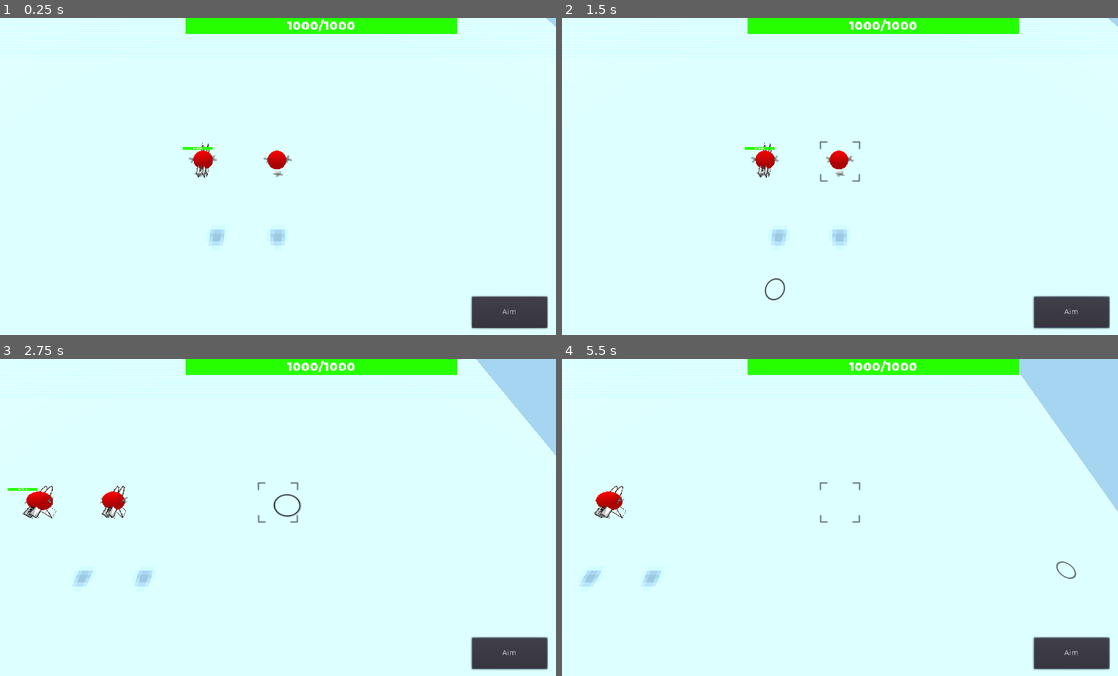
Above: before the commit, frames 1-4 (two rows, left to right).
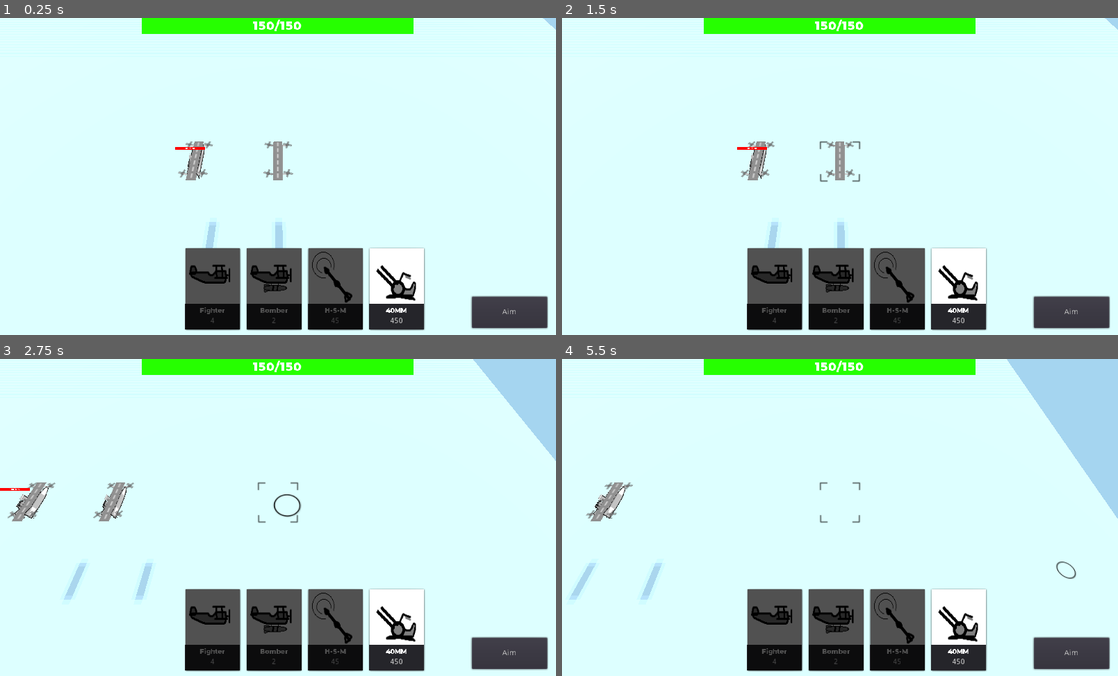
Above: after the commit, the same moments.

Repository: renosyah/sky-fortress
Game: Godot game, scene res://map/multi-player/client/battle.tscn
Two runs of this game, one before a commit and one after it. Both use one fixed random seed, a clock stepped at 60 frames per second and the inputs below.
Inputs (mouse positions are in pixels of both pictures, inside the frame that each line leads up to):
- Up to frame 1 (0.25 s): no input
- Up to frame 2 (1.5 s): click "Aim" at 0.5 s; click (773, 290) at 1.27 s
- Up to frame 3 (2.75 s): move the mouse to (400, 504) at 2.02 s; press the mouse at (400, 504) at 2.03 s; hold Right (ui_right) from 2.03 s (still down)
- Up to frame 4 (5.5 s): release Right (ui_right) at 2.75 s; release the mouse at (962, 504) at 2.75 s; drag from (728, 536) to (812, 587) at 2.77 s; move the mouse to (895, 450) at 3.52 s; hold Right (ui_right) 3.53-4.25 s; tap Mouse wheel up (scroll_up) at 3.6 s; click (895, 450) at 3.67 s; drag from (812, 587) to (673, 473) at 4.27 s; move the mouse to (1006, 571) at 5.02 s; hold Left (ui_left) from 5.03 s (still down); tap Mouse wheel down (scroll_down) at 5.1 s; click (1006, 571) at 5.17 s

The runs differ from the first frame. In frame 1, 13% of the frame differs, in the area x 25-100%, y 0-99%; in frame 2, 13%; in frame 3, 13%, in the area x 0-100%, y 0-99%; in frame 4, 13%.

Commit message:
sync shot and weapon launching

Diff:
--- a/assets/ui/list-weapon/list_weapon.gd
+++ b/assets/ui/list-weapon/list_weapon.gd
@@ -1,6 +1,6 @@
 extends VBoxContainer
 
-signal on_item_press(data)
+signal on_item_press(index, data)
 
 onready var _container = $HBoxContainer
 
--- a/map/multi-player/Battle.gd
+++ b/map/multi-player/Battle.gd
@@ -1,10 +1,13 @@
 extends Node
 class_name MP_Battle
+
+signal player_on_ready(player)
+
 
 var _aim_mode = false
 
 var _aim_point :Vector3
-var _lock_on : Spatial
+var _lock_on_point : Spatial
 
 var _airborne_targets = []
 
@@ -26,25 +29,25 @@
 
 ################################################################
 # client request object to move
-remote func _move(node_path : NodePath,translation : Vector3):
+remote func _move(node_path : NodePath, translation : Vector3):
 	get_node(node_path).waypoint = translation
 
 ################################################################
 # client request to object to
 # move at guided aim position
-remotesync func _guide_aim(node_path : NodePath,translation : Vector3):
+remotesync func _guide_aim(node_path : NodePath, translation : Vector3):
 	get_node(node_path).translation = translation
 	get_node(node_path).translation.y = 10.0
 
 ################################################################
 # client request to object to
 # move at guided aim position
-remotesync func _aim(node_path : NodePath,translation : Vector3):
+remotesync func _aim(node_path : NodePath, translation : Vector3):
 	get_node(node_path).aim_point = translation
 
 ################################################################
 # client request to object to lock on
-remotesync func _lock_on(node_path : NodePath,node_path_target : NodePath):
+remotesync func _lock_on(node_path : NodePath, node_path_target : NodePath):
 	get_node(node_path).lock_on_point = get_node(node_path_target)
 
 ################################################################
--- a/map/multi-player/client/battle.gd
+++ b/map/multi-player/client/battle.gd
@@ -21,17 +21,31 @@
 	init_client()
 
 	# all own by server
+	_player_1.owner_id = "1"
+	_player_1.side = "1"
 	_player_1.set_network_master(Network.PLAYER_HOST_ID)
 	_player_1.aim_point = _player_1_aim.translation
 	_player_1.guided_point = _player_1_aim
+	_player_1.set_data(Ship.SHIP_LIST[0])
 	_player_1.show_hp_bar(true)
+	_player_1.set_hp_bar_color(Color.red)
 
+	_player_2.owner_id = "2"
+	_player_2.side = "2"
 	_player_2.set_network_master(Network.PLAYER_HOST_ID)
 	_player_2.aim_point = _player_2_aim.translation
-	_player_1.guided_point = _player_2_aim
+	_player_2.guided_point = _player_2_aim
+	_player_2.set_data(Ship.SHIP_LIST[0])
 	_player_2.show_hp_bar(false)
+	_player_2.set_hp_bar_color(Color.green)
 
 	_player_2.connect("on_move", self, "_on_player_on_move")
+	_player_2.connect("on_destroyed",_ui,"_on_player_on_destroyed")
+	_player_2.connect("on_falling",self,"_on_player_on_falling")
+	_player_2.connect("on_falling",_ui,"_on_player_on_falling")
+	_player_2.connect("on_spawning_weapon" ,self,"_on_player_on_spawning_weapon")
+	_player_2.connect("on_take_damage",_ui,"_on_player_on_take_damage")
+	emit_signal("player_on_ready", _player_2)
 
 ################################################################
 # network connection
@@ -76,17 +90,18 @@
 
 func _on_cameraPivot_on_body_enter_aim_sight(_body):
 	if _body != _player_2:
-		_lock_on = _body
+		_lock_on_point = _body
 		_body.highlight(true)
 
 ################################################################
 # network tick to send automatic request
 func _on_network_tick_timeout():
-	rpc_unreliable("_aim",_player_2.get_path(), _aim_point)
-	rpc_unreliable("_guide_aim", _player_2_aim.get_path(), _aim_point)
+	if _aim_point:
+		rpc_unreliable("_aim",_player_2.get_path(), _aim_point)
+		rpc_unreliable("_guide_aim", _player_2_aim.get_path(), _aim_point)
 
-	if _lock_on:
-		rpc("_lock_on",_player_2.get_path(),_lock_on.get_path())
+	if is_instance_valid(_lock_on_point):
+		rpc_unreliable("_lock_on",_player_2.get_path(), _lock_on_point.get_path())
 
 ################################################################
 # on ui action
@@ -94,4 +109,22 @@
 	_aim_mode = _val
 	_camera.aim_reticle(_aim_mode)
 
+func _on_ui_on_shot_press(_index):
+	if _player_2.has_method("shot"):
+		_player_2.shot(_index)
+
+func _on_ui_on_respawn_click():
+	pass
+
 ################################################################
+# player signal handle event
+func _on_player_on_spawning_weapon(_node):
+	pass
+
+func _on_player_on_falling(_node):
+	if is_instance_valid(_player_2.lock_on_point):
+		_player_2.lock_on_point.highlight(false)
+
+	_camera.translation = _node.translation
+
+################################################################
--- a/map/multi-player/client/battle.tscn
+++ b/map/multi-player/client/battle.tscn
@@ -4,7 +4,7 @@
 [ext_resource path="res://assets/gameplay-camera/gameplay_camera.tscn" type="PackedScene" id=2]
 [ext_resource path="res://assets/terrain/terrain.tscn" type="PackedScene" id=3]
 [ext_resource path="res://map/multi-player/ui/ui.tscn" type="PackedScene" id=4]
-[ext_resource path="res://scene/ships/cruiser/cruiser.tscn" type="PackedScene" id=6]
+[ext_resource path="res://scene/ships/carrier/carrier.tscn" type="PackedScene" id=5]
 [ext_resource path="res://assets/cursor/cursor.tscn" type="PackedScene" id=8]
 
 [sub_resource type="SphereMesh" id=3]
@@ -30,6 +30,7 @@
 
 [node name="player_1" type="Spatial" parent="targeting_guide_holder"]
 transform = Transform( 1, 0, 0, 0, 1, 0, 0, 0, 1, 0, 10, 0 )
+visible = false
 
 [node name="MeshInstance" type="MeshInstance" parent="targeting_guide_holder/player_1"]
 mesh = SubResource( 3 )
@@ -37,6 +38,7 @@
 
 [node name="player_2" type="Spatial" parent="targeting_guide_holder"]
 transform = Transform( 1, 0, 0, 0, 1, 0, 0, 0, 1, 7.88781, 10, 0 )
+visible = false
 
 [node name="MeshInstance" type="MeshInstance" parent="targeting_guide_holder/player_2"]
 mesh = SubResource( 3 )
@@ -45,11 +47,11 @@
 
 [node name="airborne_target_holder" type="Node" parent="."]
 
-[node name="player_1" parent="airborne_target_holder" instance=ExtResource( 6 )]
+[node name="player_1" parent="airborne_target_holder" instance=ExtResource( 5 )]
 transform = Transform( 1, 0, 0, 0, 1, 0, 0, 0, 1, 0, 10, 0 )
 
-[node name="player_2" parent="airborne_target_holder" instance=ExtResource( 6 )]
-transform = Transform( 1, 0, 0, 0, 1, 0, 0, 0, 1, 8, 10, 0 )
+[node name="player_2" parent="airborne_target_holder" instance=ExtResource( 5 )]
+transform = Transform( 1, 0, 0, 0, 1, 0, 0, 0, 1, 8.7756, 10, 0 )
 
 [node name="ground_target_holder" type="Node" parent="."]
 
@@ -64,7 +66,7 @@
 environment = SubResource( 2 )
 
 [node name="cameraPivot" parent="." instance=ExtResource( 2 )]
-transform = Transform( 1, 0, 0, 0, 0.573576, 0.819152, 0, -0.819152, 0.573576, 8.90326, 0, 0.0998206 )
+transform = Transform( 1, 0, 0, 0, 0.573576, 0.819152, 0, -0.819152, 0.573576, 8.903, 10, 0 )
 
 [node name="network_tick" type="Timer" parent="."]
 wait_time = 0.2
@@ -72,8 +74,11 @@
 [node name="ui" parent="." instance=ExtResource( 4 )]
 mouse_filter = 2
 
+[connection signal="player_on_ready" from="." to="ui" method="_on_battle_player_on_ready"]
 [connection signal="on_ground_clicked" from="terrain" to="." method="_on_terrain_on_ground_clicked"]
 [connection signal="on_body_enter_aim_sight" from="cameraPivot" to="." method="_on_cameraPivot_on_body_enter_aim_sight"]
 [connection signal="on_camera_moving" from="cameraPivot" to="." method="_on_cameraPivot_on_camera_moving"]
 [connection signal="timeout" from="network_tick" to="." method="_on_network_tick_timeout"]
 [connection signal="on_aim_mode" from="ui" to="." method="_on_ui_on_aim_mode"]
+[connection signal="on_respawn_click" from="ui" to="." method="_on_ui_on_respawn_click"]
+[connection signal="on_shot_press" from="ui" to="." method="_on_ui_on_shot_press"]
--- a/map/multi-player/host/battle.gd
+++ b/map/multi-player/host/battle.gd
@@ -23,18 +23,31 @@
 	init_host()
 
 	# all own by server
+	_player_1.owner_id = "1"
+	_player_1.side = "1"
 	_player_1.set_network_master(Network.PLAYER_HOST_ID)
 	_player_1.aim_point = _player_1_aim.translation
 	_player_1.guided_point = _player_1_aim
+	_player_1.set_data(Ship.SHIP_LIST[0])
 	_player_1.show_hp_bar(false)
+	_player_1.set_hp_bar_color(Color.green)
 
+	_player_2.owner_id = "2"
+	_player_2.side = "2"
 	_player_2.set_network_master(Network.PLAYER_HOST_ID)
 	_player_2.aim_point = _player_2_aim.translation
 	_player_2.guided_point = _player_2_aim
+	_player_2.set_data(Ship.SHIP_LIST[0])
 	_player_2.show_hp_bar(true)
+	_player_2.set_hp_bar_color(Color.red)
 
 	_player_1.connect("on_move", self, "_on_player_on_move")
-
+	_player_1.connect("on_destroyed",_ui,"_on_player_on_destroyed")
+	_player_1.connect("on_falling",self,"_on_player_on_falling")
+	_player_1.connect("on_falling",_ui,"_on_player_on_falling")
+	_player_1.connect("on_spawning_weapon" ,self,"_on_player_on_spawning_weapon")
+	_player_1.connect("on_take_damage",_ui,"_on_player_on_take_damage")
+	emit_signal("player_on_ready", _player_1)
 
 ################################################################
 # network connection
@@ -79,17 +92,18 @@
 
 func _on_cameraPivot_on_body_enter_aim_sight(_body):
 	if _body != _player_1:
-		_lock_on = _body
+		_lock_on_point = _body
 		_body.highlight(true)
 
 ################################################################
 # network tick to send automatic request
 func _on_network_tick_timeout():
-	rpc_unreliable("_aim",_player_2.get_path(), _aim_point)
-	rpc_unreliable("_guide_aim", _player_2_aim.get_path(), _aim_point)
+	if _aim_point:
+		rpc_unreliable("_aim",_player_1.get_path(), _aim_point)
+		rpc_unreliable("_guide_aim", _player_1_aim.get_path(), _aim_point)
 
-	if _lock_on:
-		rpc_unreliable("_lock_on",_player_1.get_path(),_lock_on.get_path())
+	if is_instance_valid(_lock_on_point):
+		rpc_unreliable("_lock_on",_player_1.get_path(),_lock_on_point.get_path())
 
 ################################################################
 # on ui action
@@ -97,4 +111,20 @@
 	_aim_mode = _val
 	_camera.aim_reticle(_aim_mode)
 
+func _on_ui_on_shot_press(_index):
+	if _player_1.has_method("shot"):
+		_player_1.shot(_index)
+
+func _on_ui_on_respawn_click():
+	pass
+
 ################################################################
+# player signal handle event
+func _on_player_on_spawning_weapon(_node):
+	pass
+
+func _on_player_on_falling(_node):
+	if is_instance_valid(_player_1.lock_on_point):
+		_player_1.lock_on_point.highlight(false)
+
+	_camera.translation = _node.translation
--- a/map/multi-player/host/battle.tscn
+++ b/map/multi-player/host/battle.tscn
@@ -4,7 +4,7 @@
 [ext_resource path="res://assets/gameplay-camera/gameplay_camera.tscn" type="PackedScene" id=2]
 [ext_resource path="res://assets/terrain/terrain.tscn" type="PackedScene" id=3]
 [ext_resource path="res://assets/cursor/cursor.tscn" type="PackedScene" id=4]
-[ext_resource path="res://scene/ships/cruiser/cruiser.tscn" type="PackedScene" id=5]
+[ext_resource path="res://scene/ships/carrier/carrier.tscn" type="PackedScene" id=5]
 [ext_resource path="res://map/multi-player/ui/ui.tscn" type="PackedScene" id=6]
 
 [sub_resource type="SphereMesh" id=3]
@@ -30,6 +30,7 @@
 
 [node name="player_1" type="Spatial" parent="targeting_guide_holder"]
 transform = Transform( 1, 0, 0, 0, 1, 0, 0, 0, 1, 0, 10, 0 )
+visible = false
 
 [node name="MeshInstance" type="MeshInstance" parent="targeting_guide_holder/player_1"]
 mesh = SubResource( 3 )
@@ -37,6 +38,7 @@
 
 [node name="player_2" type="Spatial" parent="targeting_guide_holder"]
 transform = Transform( 1, 0, 0, 0, 1, 0, 0, 0, 1, 7.88781, 10, 0 )
+visible = false
 
 [node name="MeshInstance" type="MeshInstance" parent="targeting_guide_holder/player_2"]
 mesh = SubResource( 3 )
@@ -49,7 +51,7 @@
 transform = Transform( 1, 0, 0, 0, 1, 0, 0, 0, 1, 0, 10, 0 )
 
 [node name="player_2" parent="airborne_target_holder" instance=ExtResource( 5 )]
-transform = Transform( 1, 0, 0, 0, 1, 0, 0, 0, 1, 8, 10, 0 )
+transform = Transform( 1, 0, 0, 0, 1, 0, 0, 0, 1, 8.70266, 10, 0 )
 
 [node name="ground_target_holder" type="Node" parent="."]
 
@@ -64,6 +66,7 @@
 environment = SubResource( 2 )
 
 [node name="cameraPivot" parent="." instance=ExtResource( 2 )]
+transform = Transform( 1, 0, 0, 0, 0.573576, 0.819152, 0, -0.819152, 0.573576, 0, 10, 0 )
 
 [node name="network_tick" type="Timer" parent="."]
 wait_time = 0.2
@@ -71,8 +74,11 @@
 [node name="ui" parent="." instance=ExtResource( 6 )]
 mouse_filter = 2
 
+[connection signal="player_on_ready" from="." to="ui" method="_on_battle_player_on_ready"]
 [connection signal="on_ground_clicked" from="terrain" to="." method="_on_terrain_on_ground_clicked"]
 [connection signal="on_body_enter_aim_sight" from="cameraPivot" to="." method="_on_cameraPivot_on_body_enter_aim_sight"]
 [connection signal="on_camera_moving" from="cameraPivot" to="." method="_on_cameraPivot_on_camera_moving"]
 [connection signal="timeout" from="network_tick" to="." method="_on_network_tick_timeout"]
 [connection signal="on_aim_mode" from="ui" to="." method="_on_ui_on_aim_mode"]
+[connection signal="on_respawn_click" from="ui" to="." method="_on_ui_on_respawn_click"]
+[connection signal="on_shot_press" from="ui" to="." method="_on_ui_on_shot_press"]
--- a/map/multi-player/ui/ui.gd
+++ b/map/multi-player/ui/ui.gd
@@ -1,6 +1,13 @@
 extends Control
 
+signal on_shot_press(_index)
 signal on_aim_mode(_aim_mode)
+signal on_respawn_click()
+
+onready var _deadscreen = $CanvasLayer/Control2/deadscreen
+onready var _ui_control = $CanvasLayer/Control2/Control
+onready var _hp_bar = $CanvasLayer/Control2/Control/mid/hp_bar
+onready var _weapons_bar = $CanvasLayer/Control2/Control/mid/VBoxContainer
 
 var _aim_mode = false
 
@@ -8,7 +15,31 @@
 func _ready():
 	pass # Replace with function body.
 
-
 func _on_aim_pressed():
 	_aim_mode = not _aim_mode
 	emit_signal("on_aim_mode" ,_aim_mode)
+
+func _on_VBoxContainer_on_item_press(index, data):
+	emit_signal("on_shot_press" , index)
+
+func _on_battle_player_on_ready(player):
+	_ui_control.visible = true
+	_deadscreen.visible = false
+	_hp_bar.update_bar(player.hp, player.max_hp)
+	_weapons_bar.datas = player.weapons
+	_weapons_bar.update_list()
+
+func _on_player_on_take_damage(player, damage, hp):
+	_hp_bar.update_bar(hp,player.max_hp)
+
+func _on_player_on_destroyed(player):
+	_ui_control.visible = false
+	_deadscreen.visible = true
+
+func _on_player_on_falling(player):
+	_aim_mode = false
+	_ui_control.visible = false
+	emit_signal("on_aim_mode" ,_aim_mode)
+
+func _on_deadscreen_on_respawn_click():
+	emit_signal("on_respawn_click")
--- a/map/multi-player/ui/ui.tscn
+++ b/map/multi-player/ui/ui.tscn
@@ -1,13 +1,8 @@
-[gd_scene load_steps=10 format=2]
+[gd_scene load_steps=5 format=2]
 
 [ext_resource path="res://assets/ui/bar/hp_bar.tscn" type="PackedScene" id=1]
 [ext_resource path="res://assets/ui/deadscreen/deadscreen.tscn" type="PackedScene" id=2]
 [ext_resource path="res://assets/ui/list-weapon/list_weapon.tscn" type="PackedScene" id=3]
-[ext_resource path="res://assets/ui/deadscreen/deadscreen.gd" type="Script" id=4]
-[ext_resource path="res://assets/ui/bar/hp_bar.gd" type="Script" id=5]
-[ext_resource path="res://assets/ui/list-weapon/list_weapon.gd" type="Script" id=6]
-[ext_resource path="res://assets/ui/bar/bar_empty.png" type="Texture" id=7]
-[ext_resource path="res://assets/ui/bar/bar.png" type="Texture" id=8]
 [ext_resource path="res://map/multi-player/ui/ui.gd" type="Script" id=9]
 
 [node name="ui" type="Control"]
@@ -28,14 +23,8 @@
 "_edit_use_anchors_": false
 }
 
-[node name="deadscreen" type="Control" parent="CanvasLayer/Control2" instance=ExtResource( 2 )]
+[node name="deadscreen" parent="CanvasLayer/Control2" instance=ExtResource( 2 )]
 visible = false
-anchor_right = 1.0
-anchor_bottom = 1.0
-script = ExtResource( 4 )
-__meta__ = {
-"_edit_use_anchors_": false
-}
 
 [node name="Control" type="HBoxContainer" parent="CanvasLayer/Control2"]
 anchor_right = 1.0
@@ -58,7 +47,7 @@
 mouse_filter = 2
 size_flags_horizontal = 3
 
-[node name="VBoxContainer" type="VBoxContainer" parent="CanvasLayer/Control2/Control/mid" instance=ExtResource( 3 )]
+[node name="VBoxContainer" parent="CanvasLayer/Control2/Control/mid" instance=ExtResource( 3 )]
 anchor_left = 0.5
 anchor_top = 1.0
 anchor_right = 0.5
@@ -66,25 +55,12 @@
 margin_left = -169.5
 margin_top = -174.0
 margin_right = 169.5
-mouse_filter = 2
-script = ExtResource( 6 )
-__meta__ = {
-"_edit_use_anchors_": false
-}
 
-[node name="hp_bar" type="TextureProgress" parent="CanvasLayer/Control2/Control/mid" instance=ExtResource( 1 )]
-margin_right = 500.0
-margin_bottom = 30.0
-max_value = 1000.0
-value = 1000.0
-texture_under = ExtResource( 7 )
-texture_progress = ExtResource( 8 )
-tint_progress = Color( 0.14902, 1, 0, 1 )
-nine_patch_stretch = true
-script = ExtResource( 5 )
-__meta__ = {
-"_edit_use_anchors_": false
-}
+[node name="hp_bar" parent="CanvasLayer/Control2/Control/mid" instance=ExtResource( 1 )]
+anchor_left = 0.5
+anchor_right = 0.5
+margin_left = -250.0
+margin_right = 250.0
 
 [node name="right" type="Control" parent="CanvasLayer/Control2/Control"]
 margin_left = 685.0
@@ -108,4 +84,6 @@
 "_edit_use_anchors_": false
 }
 
+[connection signal="on_respawn_click" from="CanvasLayer/Control2/deadscreen" to="." method="_on_deadscreen_on_respawn_click"]
+[connection signal="on_item_press" from="CanvasLayer/Control2/Control/mid/VBoxContainer" to="." method="_on_VBoxContainer_on_item_press"]
 [connection signal="pressed" from="CanvasLayer/Control2/Control/right/aim" to="." method="_on_aim_pressed"]
--- a/map/test/test.gd
+++ b/map/test/test.gd
@@ -276,3 +276,5 @@
 	_player.translation = pos
 	_player.translation.y = Ship.DEFAULT_ALTITUDE
 	_player.make_ready()
+
+	emit_signal("player_on_ready", _player)
--- a/scene/ships/Ship.gd
+++ b/scene/ships/Ship.gd
@@ -86,14 +86,9 @@
 		return
 
 	if is_network_master():
-		rset_unreliable("_puppet_data", _get_data())
 		rset_unreliable("_puppet_translation", translation)
 		rset_unreliable("_puppet_rotation", rotation)
 
-puppet var _puppet_data : Dictionary setget _set_puppet_data
-func _set_puppet_data(_val : Dictionary):
-	_puppet_data = _val
-	set_data(_puppet_data)
 
 puppet var _puppet_translation :Vector3 setget _set_puppet_translation
 func _set_puppet_translation(_val :Vector3):
@@ -103,11 +98,36 @@
 func _set_puppet_rotation(_val:Vector3):
 	_puppet_rotation = _val
 
+remotesync func _make_ready():
+	_ready()
+
+remotesync func _take_damage(damage):
+	if destroyed:
+		return
+
+	hp = round(hp - damage)
+
+	if hp < 0.0:
+		destroy()
+
+	emit_signal("on_take_damage", self, damage , hp)
+
+remotesync func _destroy():
+	destroyed = true
+	emit_signal("on_falling", self)
+
+remotesync func _shot(weapon_index : int):
+	_launch(weapon_index)
+
+remotesync func _restock_ammo(weapon_slot, ammo_restock):
+	if weapons[weapon_slot].ammo < weapons[weapon_slot].max_ammo:
+		weapons[weapon_slot].ammo += ammo_restock
+	play_sound("res://assets/sounds/click.wav")
+
 ###############################################################
 
-
 func make_ready():
-	_ready()
+	rpc("_make_ready")
 
 # Called when the node enters the scene tree for the first time.
 func _ready():
@@ -120,27 +140,21 @@
 
 	destroyed = false
 	visible = true
+
 	emit_signal("on_ready", self)
-
-func set_hp_bar_color(_color : Color):
-	tag_color = _color
 
 func set_data(_ship_data):
 	max_hp = _ship_data.max_hp
 	hp = _ship_data.hp
 	cruise_speed = _ship_data.cruise_speed
 	turn_speed = _ship_data.turn_speed
-	weapons = _ship_data.weapons
-
-func _get_data():
-	var _ship_data = {
-		max_hp = max_hp,
-		hp = hp,
-		cruise_speed = cruise_speed,
-		turn_speed = turn_speed,
-		weapons = weapons,
-	}
-	return _ship_data
+
+	weapons.clear()
+	for i in _ship_data.weapons:
+		weapons.append(i.duplicate())
+
+func set_hp_bar_color(_color : Color):
+	tag_color = _color
 
 func show_hp_bar(_show : bool):
 	pass
@@ -149,30 +163,22 @@
 	pass
 
 func take_damage(damage):
+	rpc("_take_damage",damage)
+
+func destroy():
+	rpc("_destroy")
+
+func shot(weapon_index : int):
+	rpc("_shot", weapon_index)
+
+func _launch(weapon_index : int):
 	if destroyed:
 		return
 
-	hp = round(hp - damage)
-
-	if hp < 0.0:
-		destroy()
-
-	emit_signal("on_take_damage", self, damage , hp)
-
-func destroy():
-	destroyed = true
-	emit_signal("on_falling", self)
-
-
-func shot(weapon_index : int):
-	if destroyed:
-		return
-
 	if weapons.empty():
 		return
 
 	var weapon = weapons[weapon_index]
-
 
 	if weapons[weapon_index].ammo <= 0:
 		return
@@ -190,6 +196,7 @@
 
 
 	var projectile = load(weapon.ammo_scene).instance()
+	projectile.set_network_master(get_network_master())
 	projectile.damage = weapon.damage
 	projectile.speed = weapon.speed
 	projectile.owner_id = owner_id
@@ -265,11 +272,8 @@
 
 		emit_signal("on_spawning_weapon", projectile)
 
-func restock_ammo(weapon_slot, ammo_restock):
-	if weapons[weapon_slot].ammo < weapons[weapon_slot].max_ammo:
-		weapons[weapon_slot].ammo += ammo_restock
-	play_sound("res://assets/sounds/click.wav")
-
+func restock_ammo(weapon_slot : int, ammo_restock : float):
+	rpc("_restock_ammo",weapon_slot, ammo_restock)
 
 func play_sound(path : String):
 	pass
@@ -278,6 +282,8 @@
 func _process(delta):
 	if destroyed:
 		return
+
+	check_weapon_status()
 
 	# is a puppet
 	if not is_network_master():
@@ -287,8 +293,6 @@
 
 		emit_signal("on_move",self, translation)
 		return
-
-	check_weapon_status()
 
 	var velocity = Vector3.ZERO
 	var direction = Vector3.ZERO
@@ -336,14 +340,14 @@
 			var distance_to_target = translation.distance_to(_aim_at)
 			weapon.can_fire = distance_to_target < weapon.max_range and distance_to_target > weapon.min_range
 
-		if weapon.type == Weapon.TYPE_GUIDED and is_instance_valid(guided_point):
+		elif weapon.type == Weapon.TYPE_GUIDED and is_instance_valid(guided_point):
 			var distance_to_target = translation.distance_to(guided_point.translation)
 			weapon.can_fire = distance_to_target < weapon.max_range and distance_to_target > weapon.min_range
 
-		if weapon.type == Weapon.TYPE_LOCK_ON and is_instance_valid(lock_on_point):
+		elif weapon.type == Weapon.TYPE_LOCK_ON and is_instance_valid(lock_on_point):
 			var distance_to_target = translation.distance_to(lock_on_point.translation)
 			weapon.can_fire =  distance_to_target < weapon.max_range and distance_to_target > weapon.min_range
 
-		if weapon.type == Weapon.TYPE_CONTROLLED and is_instance_valid(lock_on_point):
+		elif weapon.type == Weapon.TYPE_CONTROLLED and is_instance_valid(lock_on_point):
 			var distance_to_target = translation.distance_to(lock_on_point.translation)
 			weapon.can_fire = distance_to_target < weapon.max_range and distance_to_target > weapon.min_range
--- a/scene/ships/cruiser/cruiser.gd
+++ b/scene/ships/cruiser/cruiser.gd
@@ -25,13 +25,22 @@
 		rotation = _puppet_rotation
 		return
 
+remotesync func _make_ready():
+	._make_ready()
+
+remotesync func _take_damage(damage):
+	._take_damage(damage)
+
+	if destroyed:
+		return
+
+	update_hp_bar()
+
+	if damage > 15.0:
+		_damage_random_part()
+
 ###############################################################
 
-
-
-func make_ready():
-	.make_ready()
-	_ready()
 
 # Called when the node enters the scene tree for the first time.
 func _ready():
@@ -51,17 +60,6 @@
 func show_hp_bar(_show : bool):
 	.show_hp_bar(_show)
 	_hp_bar.visible = _show
-
-func take_damage(damage):
-	.take_damage(damage)
-
-	if destroyed:
-		return
-
-	update_hp_bar()
-
-	if damage > 15.0:
-		_damage_random_part()
 
 func highlight(_show : bool):
 	if destroyed:
--- a/scene/weapons/controlled/AirPlane.gd
+++ b/scene/weapons/controlled/AirPlane.gd
@@ -26,6 +26,29 @@
 var hp = 1.0
 var max_hp = 1.0
 
+###############################################################
+# multiplayer sync
+remotesync func _take_damage(damage):
+	if destroyed:
+		return
+
+	spawn_small_explosive_on_damage()
+	hp -= damage
+	if hp > 0:
+		return
+
+	destroyed = true
+	set_process(false)
+	falling()
+
+remotesync func _falling():
+	pass
+
+remotesync func clean_it():
+	queue_free()
+
+###############################################################
+
 # Called when the node enters the scene tree for the first time.
 func _ready():
 	MINIMAP_COLOR = tag_color
@@ -39,20 +62,10 @@
 
 
 func take_damage(damage):
-	if destroyed:
-		return
-
-	spawn_small_explosive_on_damage()
-	hp -= damage
-	if hp > 0:
-		return
-
-	destroyed = true
-	set_process(false)
-	falling()
+	rpc("_take_damage", damage)
 
 func falling():
-	pass
+	rpc("_falling")
 
 func update_course():
 	if is_instance_valid(_target):
@@ -67,7 +80,7 @@
 	get_parent().add_child(explosive)
 	explosive.translation = translation
 	explosive.scale = Vector3.ONE * 10
-	queue_free()
+	rpc("clean_it")
 
 func spawn_small_explosive_on_damage():
 	var explosive = preload("res://assets/explosive/explosive.tscn").instance()
@@ -92,4 +105,4 @@
 	if body.has_method("restock_ammo"):
 		body.restock_ammo(weapon_slot, ammo_restock)
 
-	queue_free()
+	rpc("clean_it")
--- a/scene/weapons/controlled/biplane-bomber/biplane_bomber.gd
+++ b/scene/weapons/controlled/biplane-bomber/biplane_bomber.gd
@@ -53,13 +53,12 @@
 
 
 
-func take_damage(damage):
-	.take_damage(damage)
+remotesync func _take_damage(damage):
+	._take_damage(damage)
 
 
-
-func falling():
-	.falling()
+remotesync func _falling():
+	._falling()
 	_highlight.visible = false
 	_tag.visible = false
 	var _down = Vector3(translation.x, 1.0, translation.y)
--- a/scene/weapons/controlled/biplane/biplane.gd
+++ b/scene/weapons/controlled/biplane/biplane.gd
@@ -73,12 +73,12 @@
 
 
 
-func take_damage(damage):
-	.take_damage(damage)
+remotesync func _take_damage(damage):
+	._take_damage(damage)
 
 
-func falling():
-	.falling()
+remotesync func _falling():
+	._falling()
 	_highlight.visible = false
 	_mg_firing.visible = false
 	_tag.visible = false
